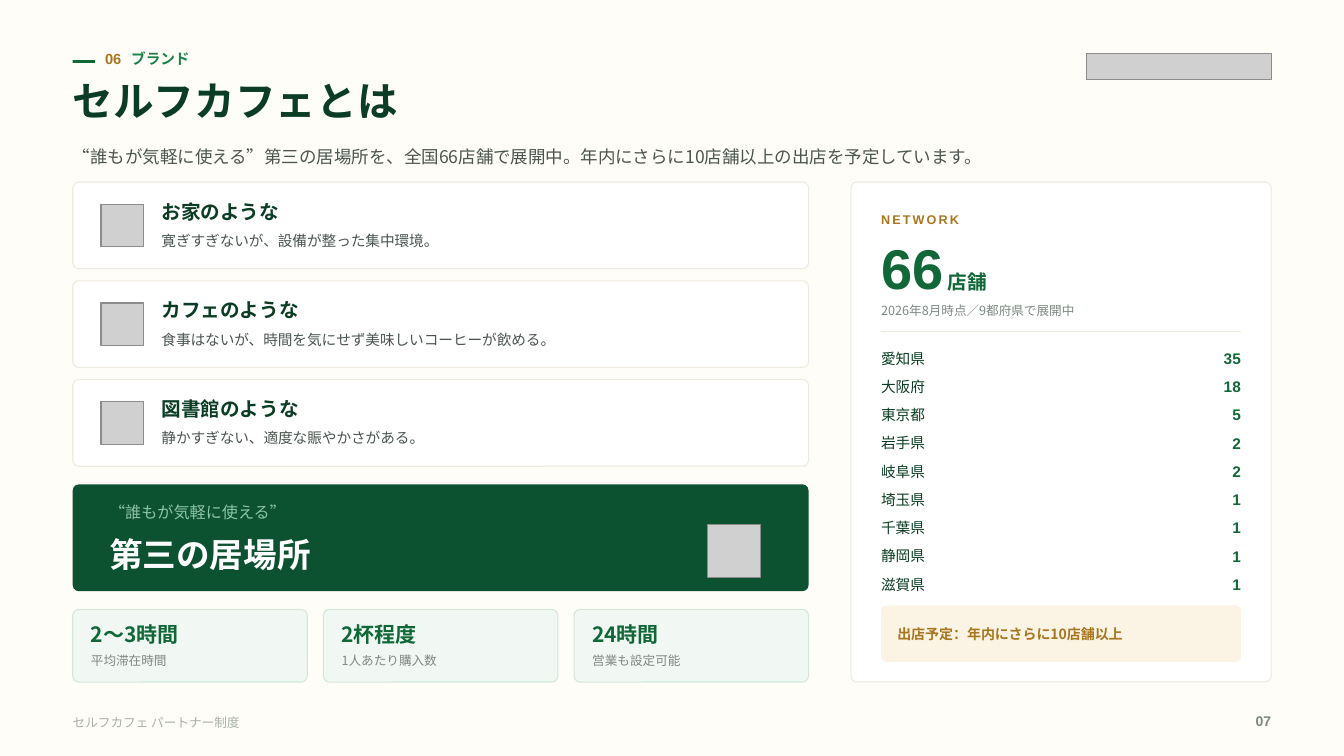
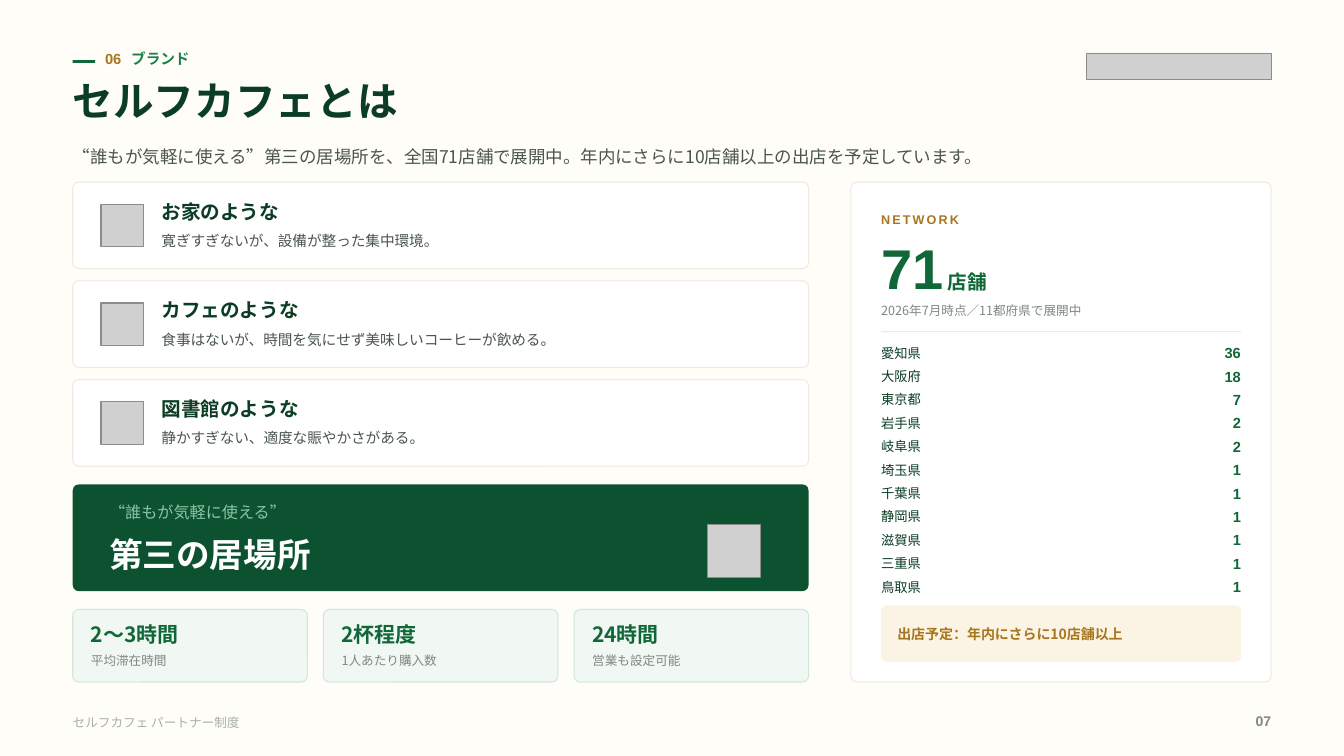
Before and after one commit to a5408071-cmd/suzuki-ceo, a slide deck: slide 7 of selfcafe-partner-deck/selfcafe-partner-deck.pptx. Drawn at 1344x756 pixels with LibreOffice and Linux fonts; fonts in the diff are those of the drawing; grey boxes stand for pictures. Boxes give left, top, right and bottom in pixels: in the first picture for what was removed or moved away, otherwise in the second. Text is boxed around its words. In the diff, an @@ line names an element or a change of style, - is before the commit and + after.

```diff
--- a/selfcafe-partner-deck/selfcafe-partner-deck.pptx
+++ b/selfcafe-partner-deck/selfcafe-partner-deck.pptx
@@ text at box(73, 148, 982, 165): text changed @@
-“誰もが気軽に使える”第三の居場所を、全国66店舗で展開中。年内にさらに10店舗以上の出店を予定しています。
+“誰もが気軽に使える”第三の居場所を、全国71店舗で展開中。年内にさらに10店舗以上の出店を予定しています。
@@ text at box(881, 250, 987, 294): text changed @@
-66 店舗
+71 店舗
@@ text at box(881, 304, 1081, 316): text changed @@
-2026年8月時点／9都府県で展開中
+2026年7月時点／11都府県で展開中
@@ text at box(1225, 348, 1241, 358): text changed; size 11 to 10.5 pt @@
-35
+36
@@ text "大阪府": place and size @@
-text "大阪府" at box(881, 379, 925, 394)
+text "大阪府" at box(881, 369, 921, 382)
@@ text "東京都": place and size @@
-text "東京都" at box(881, 407, 925, 422)
+text "東京都" at box(881, 393, 921, 405)
@@ text "18": place and size @@
-text "18" at box(1224, 381, 1241, 392)
+text "18" at box(1225, 371, 1241, 382)
@@ text "岩手県": place and size @@
-text "岩手県" at box(881, 435, 925, 449)
+text "岩手県" at box(881, 417, 921, 429)
@@ text "2": place and size @@
-text "2" at box(1232, 438, 1241, 449)
+text "2" at box(1233, 417, 1241, 428)
@@ text at box(1233, 395, 1241, 405): text changed; size 11 to 10.5 pt @@
-5
+7
@@ text "岐阜県": place and size @@
-text "岐阜県" at box(881, 464, 925, 478)
+text "岐阜県" at box(881, 440, 921, 452)
@@ text "2": place and size @@
-text "2" at box(1232, 466, 1241, 477)
+text "2" at box(1233, 441, 1241, 452)
@@ text "埼玉県": place and size @@
-text "埼玉県" at box(881, 492, 925, 507)
+text "埼玉県" at box(881, 464, 921, 476)
@@ text "1": place and size @@
-text "1" at box(1232, 494, 1241, 505)
+text "1" at box(1233, 465, 1241, 475)
@@ text "千葉県": place and size @@
-text "千葉県" at box(881, 520, 925, 534)
+text "千葉県" at box(881, 487, 921, 499)
@@ text "静岡県": place and size @@
-text "静岡県" at box(881, 548, 925, 562)
+text "静岡県" at box(881, 510, 921, 522)
@@ text "1": place and size @@
-text "1" at box(1232, 522, 1241, 533)
+text "1" at box(1233, 489, 1241, 499)
@@ text "1": place and size @@
-text "1" at box(1232, 551, 1241, 562)
+text "1" at box(1233, 512, 1241, 522)
@@ size 10.5 to 9.5 pt in 9 elements at box(881, 347, 921, 359), box(881, 369, 921, 382), box(881, 393, 921, 405), box(881, 417, 921, 429), box(881, 440, 921, 452), box(881, 464, 921, 476), box(881, 487, 921, 499), box(881, 510, 921, 522), box(881, 534, 921, 546) @@
@@ text "滋賀県": place and size @@
-text "滋賀県" at box(881, 577, 925, 591)
+text "滋賀県" at box(881, 534, 921, 546)
@@ size 11 to 10.5 pt in 7 elements at box(1225, 371, 1241, 382), box(1233, 417, 1241, 428), box(1233, 441, 1241, 452), box(1233, 465, 1241, 475), box(1233, 489, 1241, 499), box(1233, 512, 1241, 522), box(1233, 535, 1241, 545) @@
@@ text "1": place and size @@
-text "1" at box(1232, 579, 1241, 590)
+text "1" at box(1233, 535, 1241, 545)
@@ text added at box(881, 557, 921, 569), 9.5 pt, text #0A3D23 @@
+三重県
@@ text added at box(1233, 559, 1241, 569), 10.5 pt, text #106838, bold @@
+1
@@ text added at box(881, 580, 921, 593), 9.5 pt, text #0A3D23 @@
+鳥取県
@@ text added at box(1233, 582, 1241, 592), 10.5 pt, text #106838, bold @@
+1
```
Also in this commit, not shown: 15 other slides changed, 1 slide added, 20 other files.
